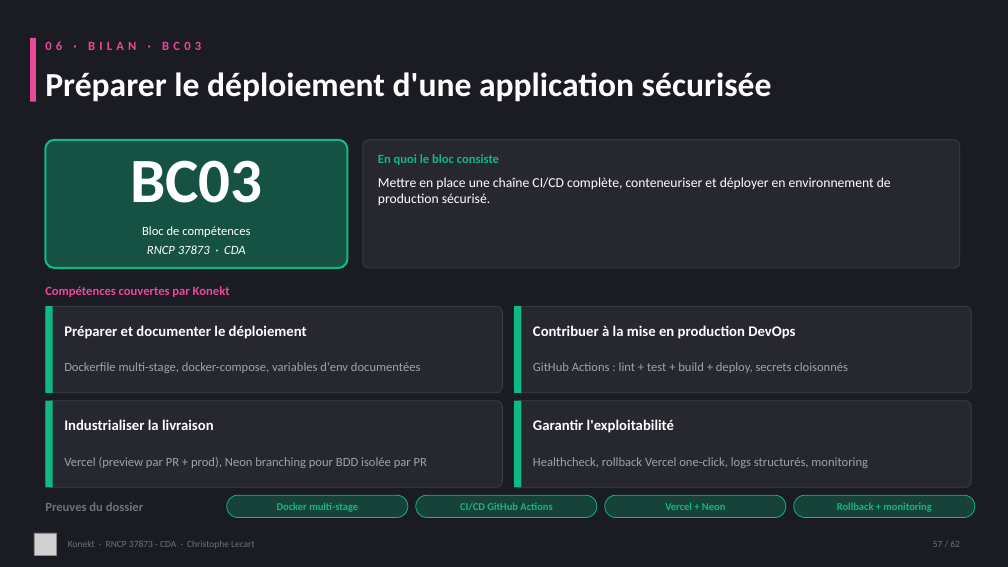
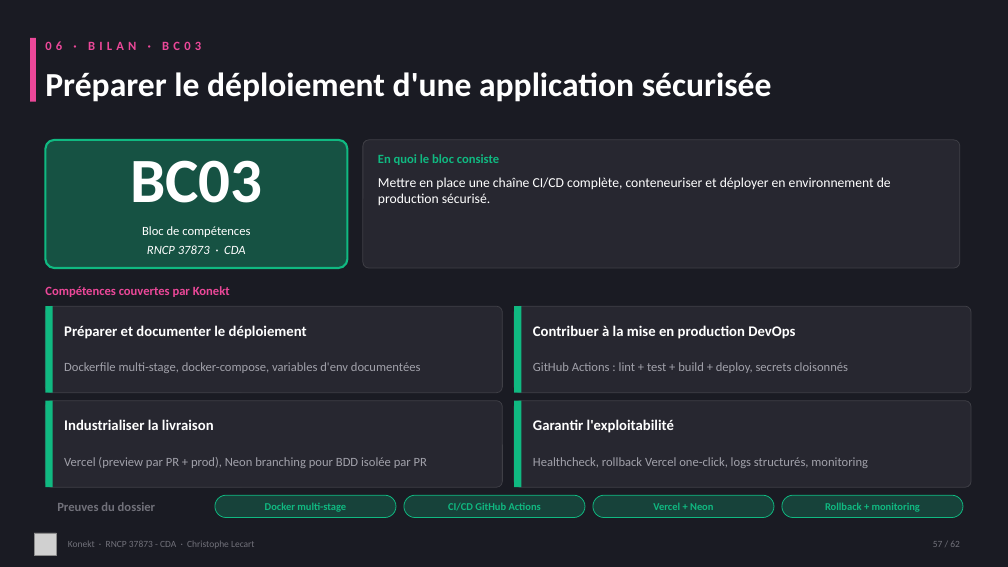
Before and after one commit to CLecart/social-network, a slide deck: slide 57 of dossier-certification/00-presentation/Konekt_RNCP_37873_Support_Visuel.pptx. Drawn at 1008x567 pixels with LibreOffice and Linux fonts; fonts in the diff are those of the drawing; grey boxes stand for pictures. Boxes give left, top, right and bottom in pixels: in the first picture for what was removed or moved away, otherwise in the second. Text is boxed around its words. In the diff, an @@ line names an element or a change of style, - is before the commit and + after.

```diff
--- a/dossier-certification/00-presentation/Konekt_RNCP_37873_Support_Visuel.pptx
+++ b/dossier-certification/00-presentation/Konekt_RNCP_37873_Support_Visuel.pptx
@@ text "Preuves du dossier": place and size @@
-text "Preuves du dossier" at [45,502,143,511]
+text "Preuves du dossier" at [57,502,155,511]
@@ 4 texts, 4 rounded rectangles: place and size @@
-4 texts, 4 rounded rectangles at [227,495,975,518]
+4 texts, 4 rounded rectangles at [215,495,963,518]
```
Also in this commit, not shown: 1 other slide changed, 2 other files.
